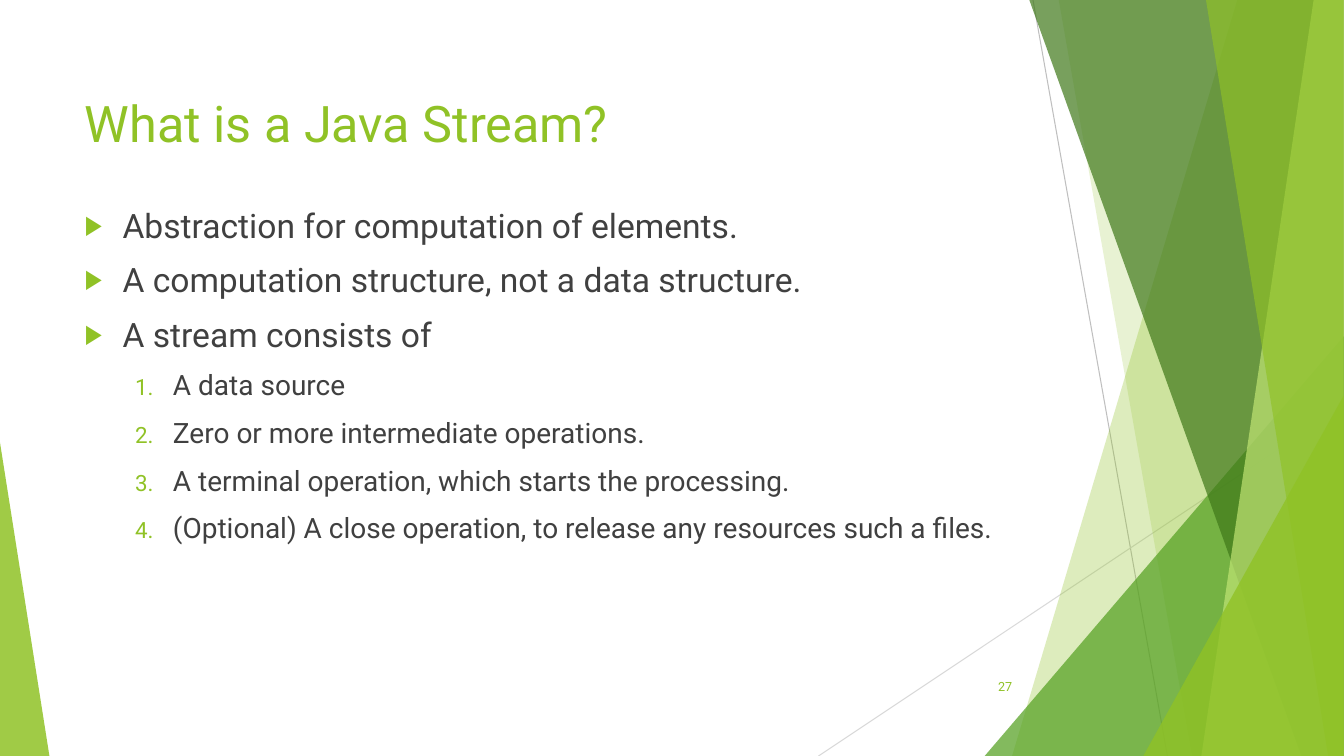
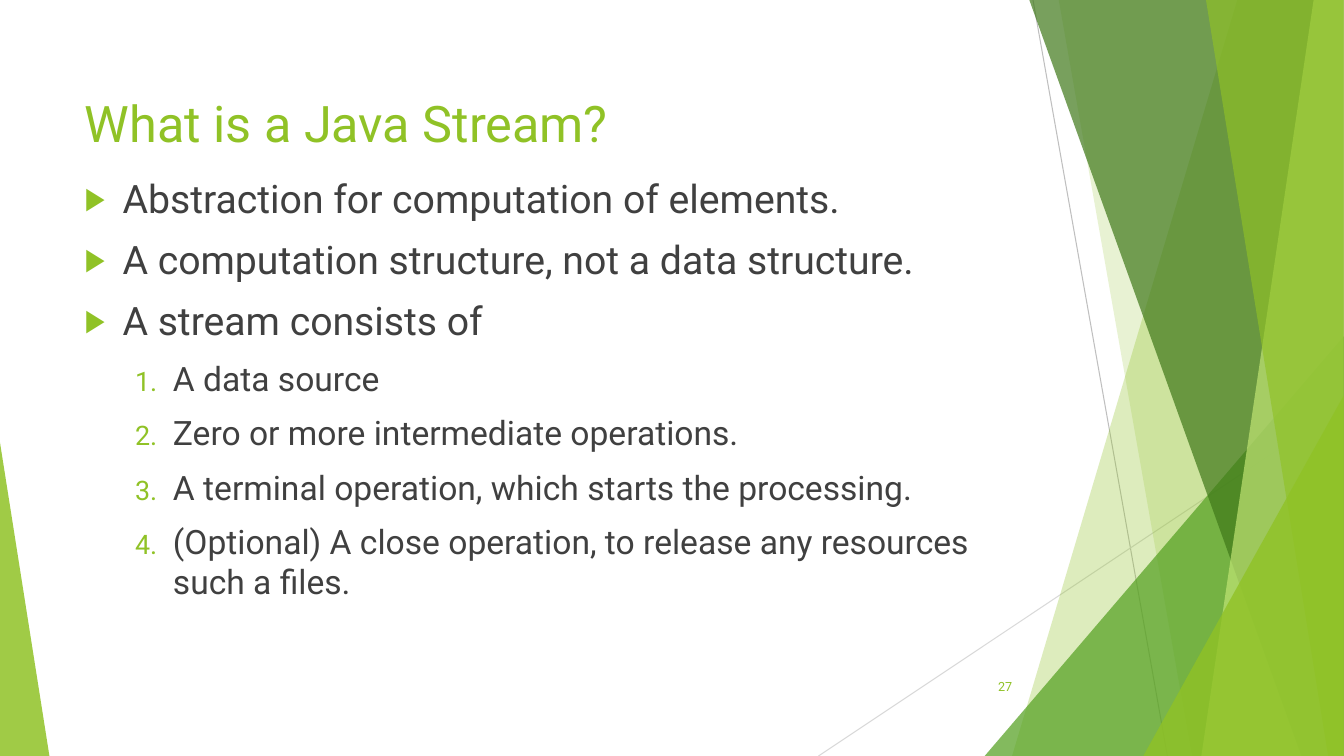
Before and after one commit to RichardRoda/2017-CodePaLOUsa-Lambda, a slide deck: slide 27 of Learning to Love the Lambda in the Stream.pptx. Drawn at 1344x756 pixels with LibreOffice and Linux fonts; fonts in the diff are those of the drawing. Boxes give left, top, right and bottom in pixels: in the first picture for what was removed or moved away, otherwise in the second. Text is boxed around its words. In the diff, an @@ line names an element or a change of style, - is before the commit and + after.

```diff
--- a/Learning to Love the Lambda in the Stream.pptx
+++ b/Learning to Love the Lambda in the Stream.pptx
@@ text "Abstraction for computation of elements.": place and size @@
-text "Abstraction for computation of elements." at <box>123,212,992,544</box>
+text "Abstraction for computation of elements." at <box>123,183,969,595</box>
@@ text "Abstraction for computation of elements." at <box>123,183,969,595</box>: size 24 to 28 pt in "Abstraction for computation of elements.", "A computation structure, not a data structure.", "A stream consists of"; size 20 to 24 pt in "A data source", "Zero or more intermediate operations.", "A terminal operation, which starts the processing.", "(Optional) A close operation, to release any ..." @@
```
Also in this commit, not shown: 11 other slides changed, 1 other file.
